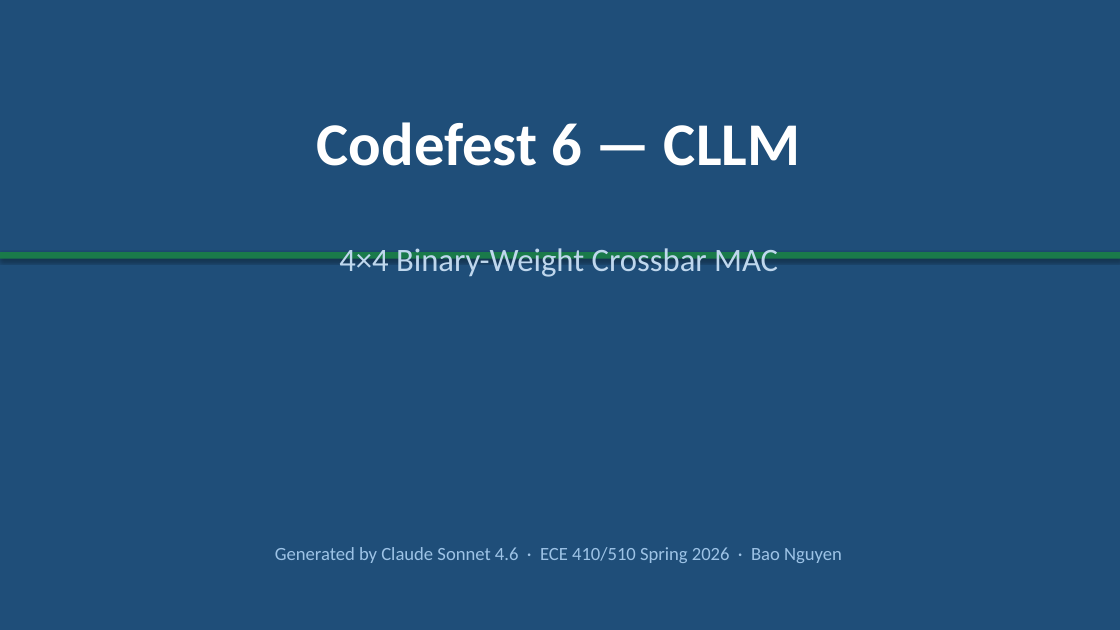
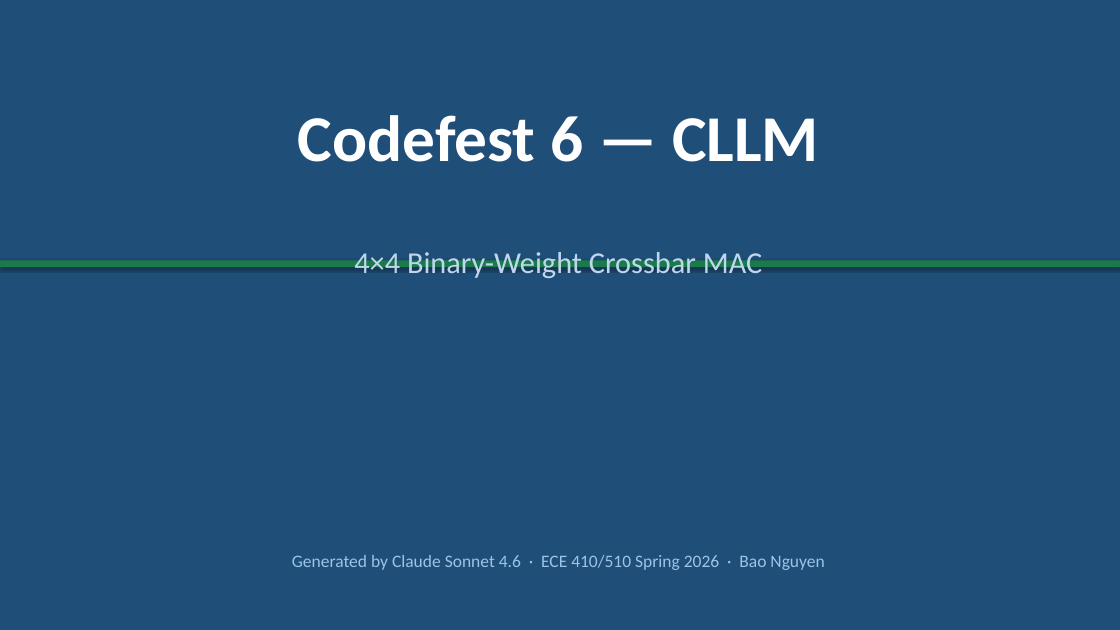
Before and after one commit to BaoPSU/ECE410-HW4AI, a slide deck: slide 1 of codefest/cf06/presentation/cf06_cllm_slides.pptx. Drawn at 1120x630 pixels with LibreOffice and Linux fonts; fonts in the diff are those of the drawing. Boxes give left, top, right and bottom in pixels: in the first picture for what was removed or moved away, otherwise in the second. Text is boxed around its words. In the diff, an @@ line names an element or a change of style, - is before the commit and + after.

```diff
--- a/codefest/cf06/presentation/cf06_cllm_slides.pptx
+++ b/codefest/cf06/presentation/cf06_cllm_slides.pptx
@@ text "Codefest 6 — CLLM": place and size @@
-text "Codefest 6 — CLLM" at [317,122,800,166]
+text "Codefest 6 — CLLM" at [298,115,819,162]
@@ text "Codefest 6 — CLLM" at [298,115,819,162]: size 52 to 56 pt @@
@@ text "4×4 Binary-Weight Crossbar MAC" at [354,252,762,278]: size 28 to 26 pt @@
@@ rectangle: place and size @@
-rectangle at [0,252,1120,259]
+rectangle at [0,260,1120,267]
@@ text "Generated by Claude Sonnet 4.6 ...": place and size @@
-text "Generated by Claude Sonnet 4.6 ..." at [275,547,842,563]
+text "Generated by Claude Sonnet 4.6 ..." at [292,555,824,570]
@@ text "Generated by Claude Sonnet 4.6 ..." at [292,555,824,570]: size 16 to 15 pt @@
```
Also in this commit, not shown: 3 other slides changed, 3 slides added, 4 slides removed, 1 other file.
